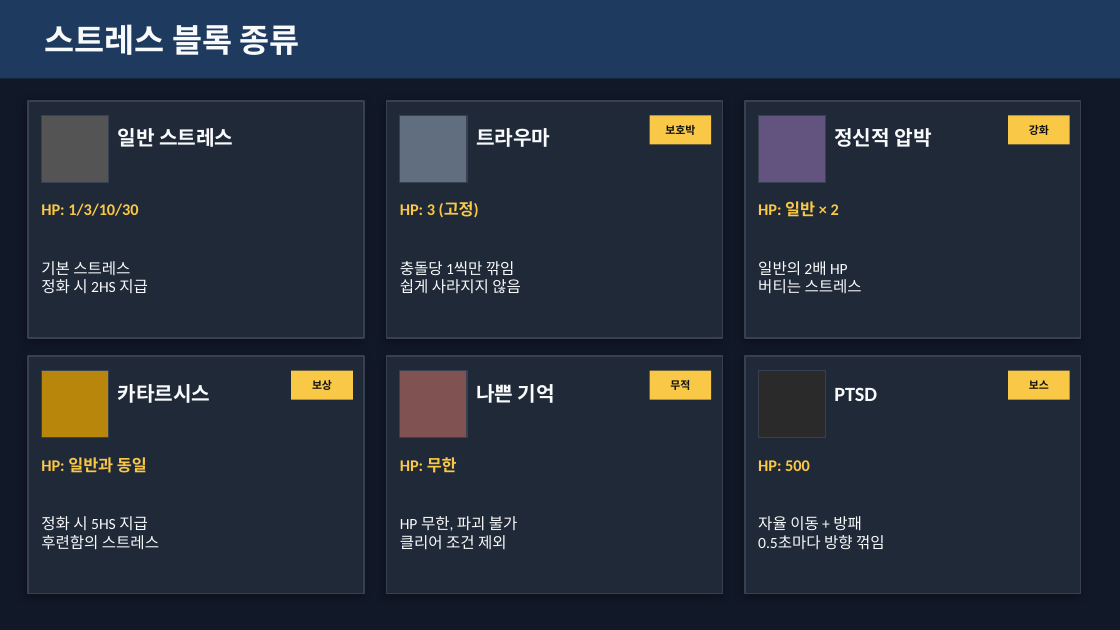
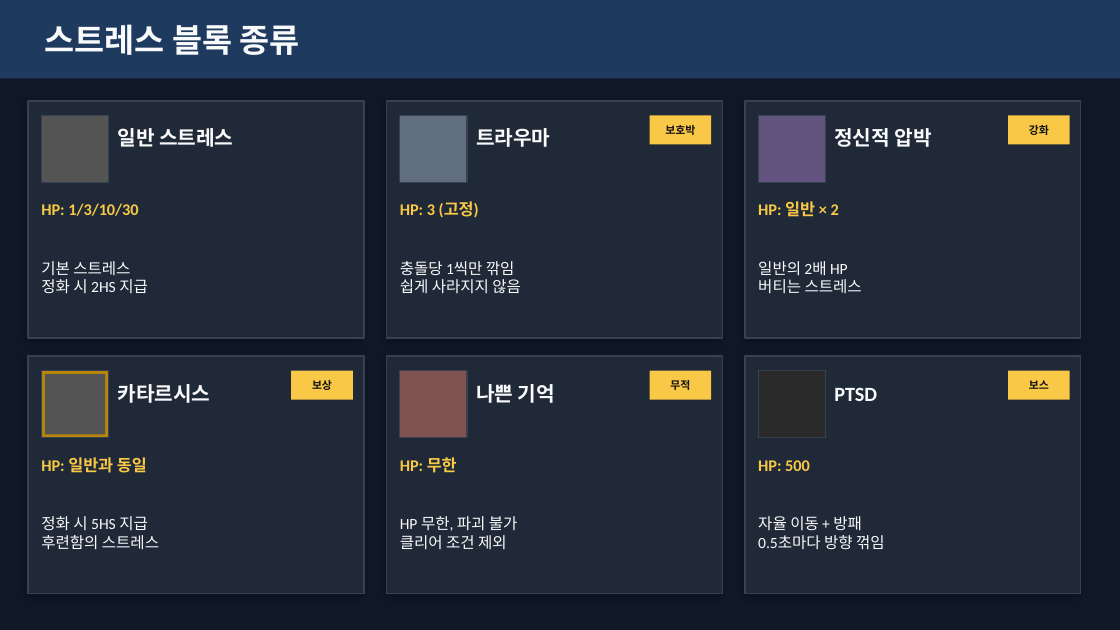
Before and after one commit to nyapy0811/blockbreak, a slide deck: slide 3 of 행복을 찾아서 발표자료/행복을_찾아서_발표자료.pptx. Drawn at 1120x630 pixels with LibreOffice and Linux fonts; fonts in the diff are those of the drawing. Boxes give left, top, right and bottom in pixels: in the first picture for what was removed or moved away, otherwise in the second. Text is boxed around its words. In the diff, an @@ line names an element or a change of style, - is before the commit and + after.

```diff
--- a/행복을 찾아서 발표자료/행복을_찾아서_발표자료.pptx
+++ b/행복을 찾아서 발표자료/행복을_찾아서_발표자료.pptx
@@ rectangle added at (45, 374, 105, 435), fill #545454 @@
```
Also in this commit, not shown: 5 other slides changed, 1 other file.
